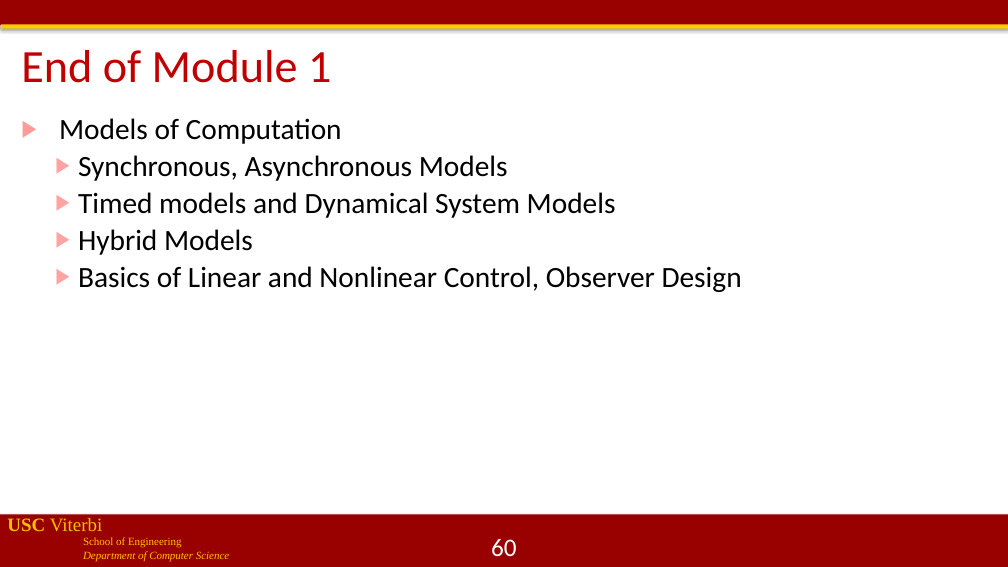
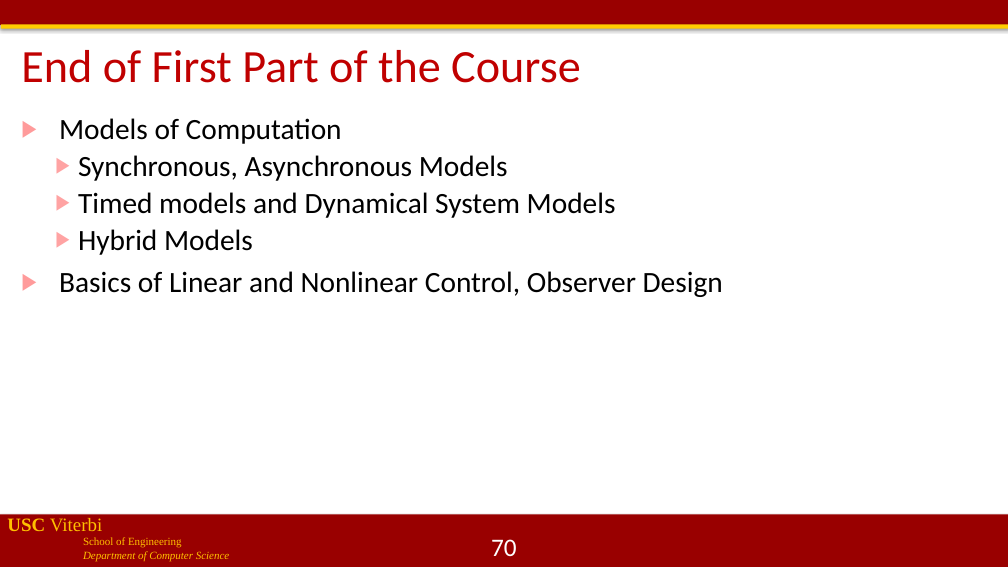
Before and after one commit to jdeshmukh/jdeshmukh.github.io, a slide deck: slide 70 of teaching/cs513slides/lecture5-Control.pptx (slide 60 before the commit). Drawn at 1008x567 pixels with LibreOffice and Linux fonts; fonts in the diff are those of the drawing; background and template pictures are left out. Boxes give left, top, right and bottom in pixels: in the first picture for what was removed or moved away, otherwise in the second. Text is boxed around its words. In the diff, an @@ line names an element or a change of style, - is before the commit and + after.

```diff
--- a/teaching/cs513slides/lecture5-Control.pptx
+++ b/teaching/cs513slides/lecture5-Control.pptx
@@ title at (x1=21, y1=50, x2=581, y2=83): text changed @@
-End of Module 1
+End of First Part of the Course
@@ text at (x1=59, y1=271, x2=723, y2=297): list level 2 to 1 in "Basics of Linear and Nonlinear ..."; bullet colour #FFA3A3 to #FF9B9B @@
@@ page number at (x1=491, y1=539, x2=517, y2=556): text changed @@
-60
+70
```
Also in this commit, not shown: 18 other slides changed, 11 slides added, 1 slide removed, 1 other file.
